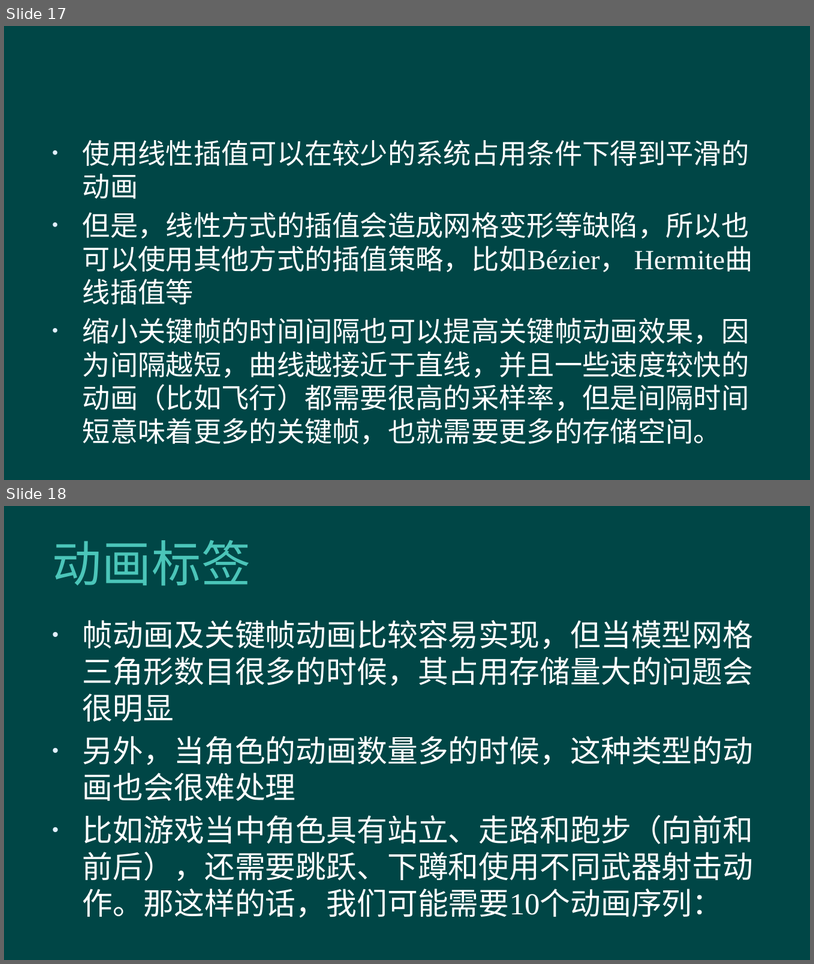
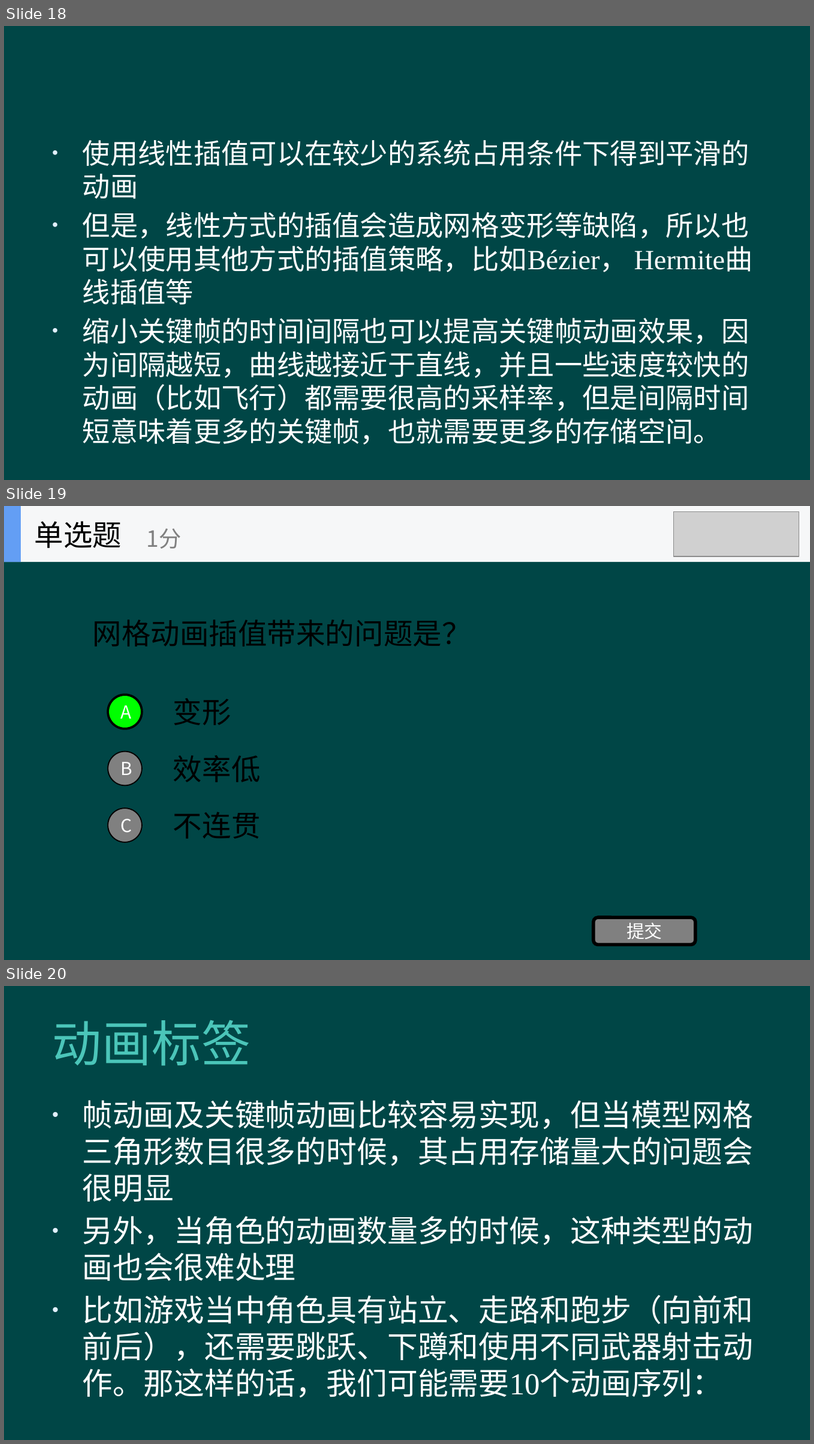
Before and after one commit to hanhonglei/Course_GameEngine, a slide deck: Slides/Principle/3 角色动画/3 角色动画.pptx. Shown one above the other, each under a label of ours: slides 17 and 18 before the commit, slides 18, 19 and 20 after it. The pictures are 814x964 and 814x1444 pixels, drawn with LibreOffice and Linux fonts; fonts in the diff are those of the drawing; grey boxes stand for pictures; background and template pictures are left out. Boxes give left, top, right and bottom in pixels: in the first picture for what was removed or moved away, otherwise in the second. Text is boxed around its words. In the diff, an @@ line names an element or a change of style, - is before the commit and + after.

```diff
--- a/Slides/Principle/3 角色动画/3 角色动画.pptx
+++ b/Slides/Principle/3 角色动画/3 角色动画.pptx
@@ slide 19 added at <box>4,506,810,960</box>, background #004646 @@
@@ picture added at <box>674,511,800,557</box> @@
@@ group added at <box>4,506,810,562</box>: 2 rectangles, 2 texts @@
+单选题
+1分
@@ text added at <box>93,619,471,646</box>, 26 pt, text #000000 @@
+网格动画插值带来的问题是？
@@ ellipse added at <box>108,694,142,729</box>, fill #00FF00, outline #000000 2 pt, 16 pt, text #FFFFFF @@
+A
@@ text added at <box>173,698,231,725</box>, 26 pt, text #000000 @@
+变形
@@ ellipse added at <box>108,751,142,785</box>, fill #808080, outline #000000 1 pt, 16 pt, text #FFFFFF @@
+B
@@ text added at <box>173,755,261,782</box>, 26 pt, text #000000 @@
+效率低
@@ ellipse added at <box>108,808,142,841</box>, fill #808080, outline #000000 1 pt, 16 pt, text #FFFFFF @@
+C
@@ text added at <box>173,812,261,838</box>, 26 pt, text #000000 @@
+不连贯
@@ rounded rectangle added at <box>593,917,696,945</box>, fill #808080, outline #000000 3 pt, 16 pt, text #FFFFFF @@
+提交
@@ what was slide 17 is now slide 18 @@
@@ what was slide 18 is now slide 20 @@
```
Also in this commit, not shown: 1 slide changed, 5 other slides added, 18 other files.
